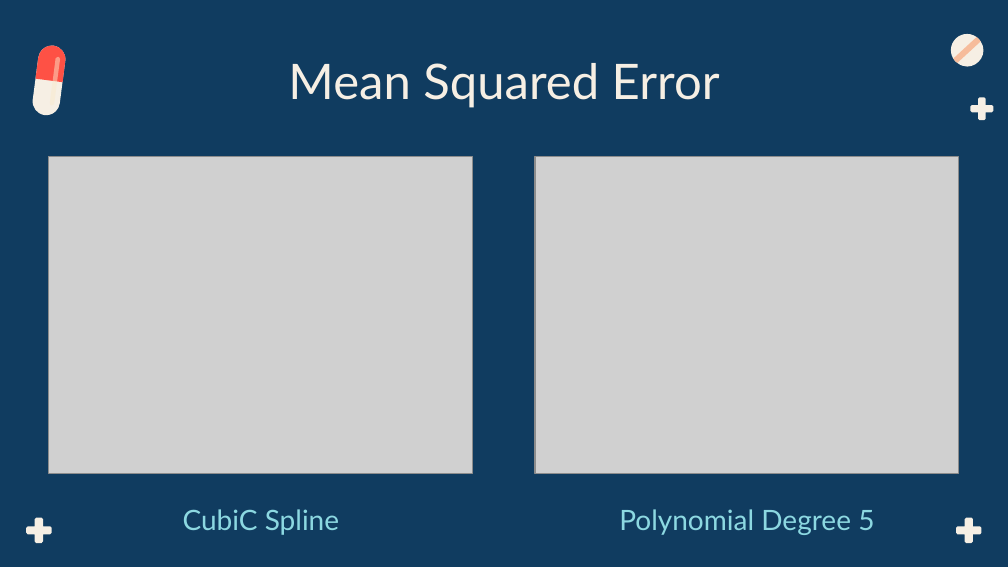
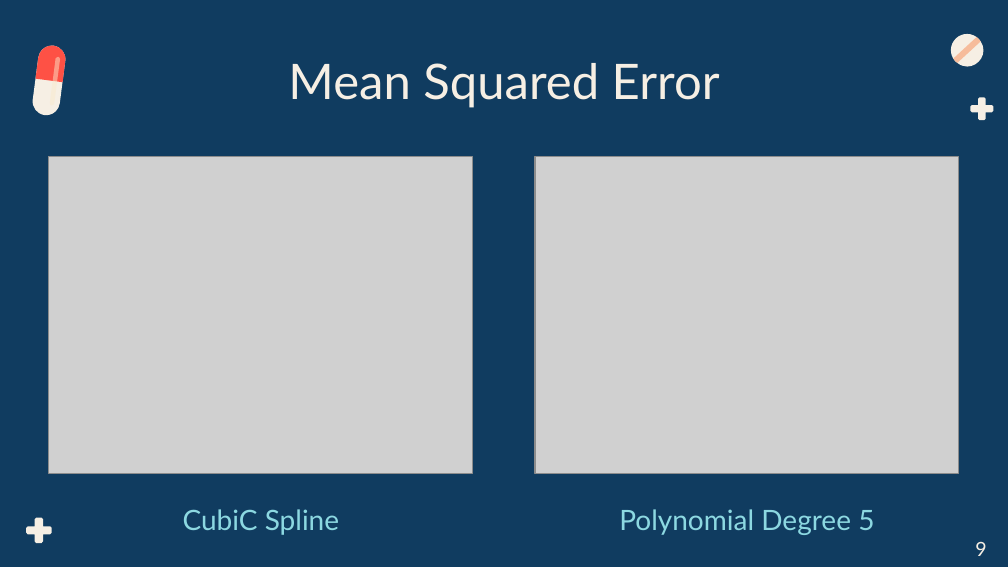
Before and after one commit to BME-Students/DDDM-Project7, a slide deck: slide 9 of From Finger Stick Blood Glucose Samples to the Predictive Power of continuous glucose monitoring.pptx (slide 10 before the commit). Drawn at 1008x567 pixels with LibreOffice and Linux fonts; fonts in the diff are those of the drawing; grey boxes stand for pictures. Boxes give left, top, right and bottom in pixels: in the first picture for what was removed or moved away, otherwise in the second. Text is boxed around its words. In the diff, an @@ line names an element or a change of style, - is before the commit and + after.

```diff
--- a/From Finger Stick Blood Glucose Samples to the Predictive Power of continuous glucose monitoring.pptx
+++ b/From Finger Stick Blood Glucose Samples to the Predictive Power of continuous glucose monitoring.pptx
@@ freeform shape removed at bbox=[956, 518, 981, 543] @@
@@ text added at bbox=[975, 542, 986, 556], 14 pt, text #F6EFE4 @@
+9
```
Also in this commit, not shown: 13 other slides changed, 2 slides added, 3 slides removed, 4 other files.
